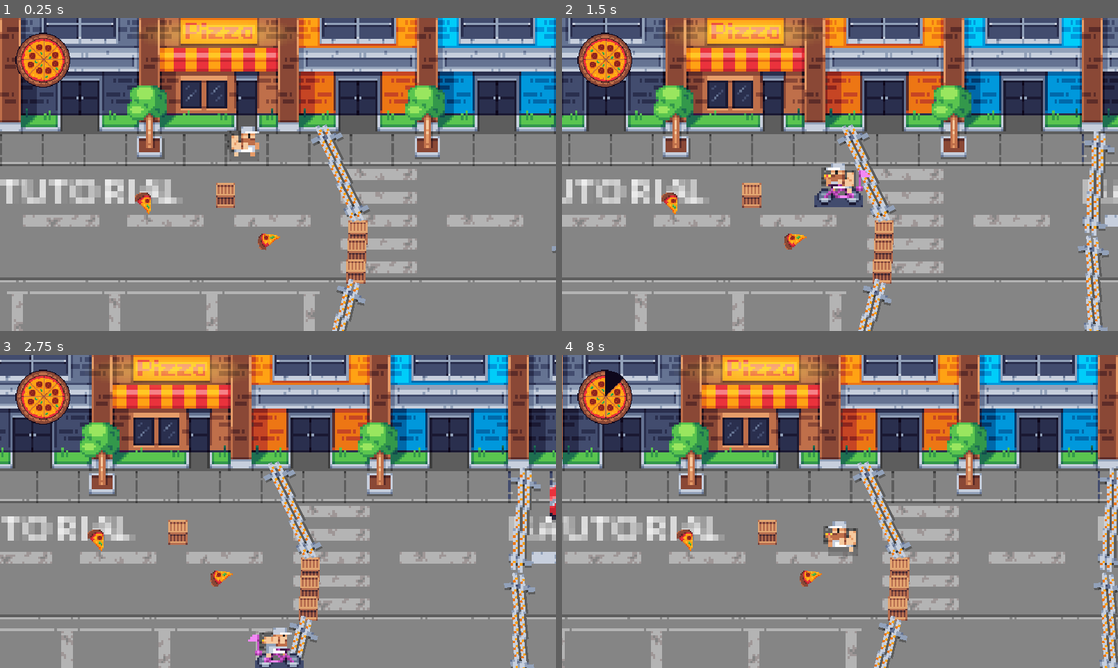
Above: before the commit, frames 1-4 (two rows, left to right).
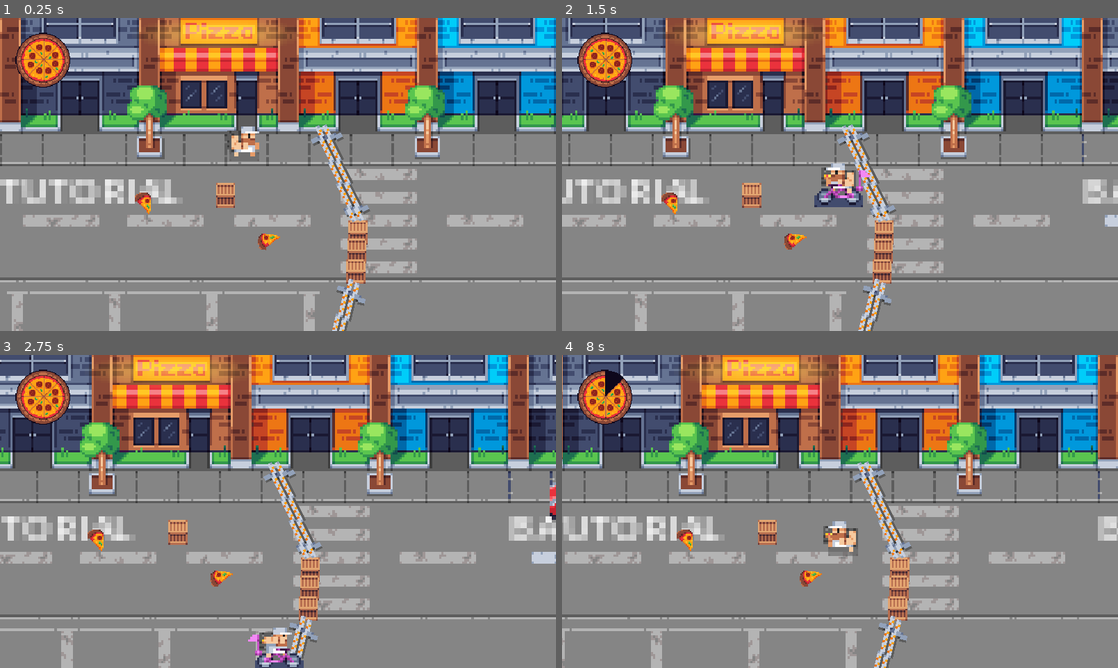
Above: after the commit, the same moments.

Repository: marcowessel/pizza-boy-ld2023
Game: Godot game, scene res://level.tscn
Two runs of this game, one before a commit and one after it. Both use one fixed random seed, a clock stepped at 60 frames per second and the inputs below.
Inputs (mouse positions are in pixels of both pictures, inside the frame that each line leads up to):
- Up to frame 1 (0.25 s): no input
- Up to frame 2 (1.5 s): tap Enter at 0.5 s; move the mouse to (962, 158) at 0.52 s; press the mouse at (962, 158) at 0.53 s; hold D (right) 0.53-1.28 s; move the mouse to (728, 190) at 1.27 s; release the mouse at (728, 190) at 1.28 s; hold S (down) from 1.28 s (still down); tap Space (space) at 1.35 s
- Up to frame 3 (2.75 s): move the mouse to (333, 442) at 2.02 s; release S (down) at 2.03 s; press the mouse at (333, 442) at 2.03 s; hold D (right) from 2.03 s (still down)
- Up to frame 4 (8 s): tap Space (space) at 2.75, 2.85, 4.35, 5.85, 7.35 s; move the mouse to (812, 574) at 2.77 s; release D (right) at 2.78 s; release the mouse at (812, 574) at 2.78 s; hold W (up) 2.78-3.53 s; move the mouse to (1006, 558) at 3.52 s; press the mouse at (1006, 558) at 3.53 s; hold A (left) 3.53-5.03 s; move the mouse to (673, 464) at 4.27 s; release the mouse at (673, 464) at 4.28 s; move the mouse to (867, 511) at 5.02 s; press the mouse at (867, 511) at 5.03 s; hold S (down) 5.03-5.78 s; move the mouse to (756, 433) at 5.77 s; release the mouse at (756, 433) at 5.78 s; hold D (right) 5.78-6.53 s; move the mouse to (962, 495) at 6.52 s; press the mouse at (962, 495) at 6.53 s; hold W (up) 6.53-7.28 s; tap Enter at 7.25 s; move the mouse to (728, 527) at 7.27 s; release the mouse at (728, 527) at 7.28 s; hold D (right) from 7.28 s (still down)

The runs differ from the first frame. In frame 1, less than 0.1% of the frame differs, in the area x 99-100%, y 72-76%; in frame 2, 1.7%; in frame 3, 1.7%, in the area x 90-98%, y 36-100%; in frame 4, 1.5%.

Commit message:
update
- battle arena barricades logic

Diff:
--- a/Area2D.gd
+++ b/BattleArenaTrigger.gd
@@ -1,4 +1,11 @@
 extends Area2D
+
+var barricades
+
+
+func _ready():
+	barricades = get_tree().get_nodes_in_group("barricade")
+	deactivate_barricades()
 
 func _on_body_entered(body:CharacterBody2D):
 	if(body.name == "PizzaBoy"):
@@ -11,7 +18,9 @@
 	camera.set_follow_active(false)
 
 func activate_barricades():
-	pass
+	for barricade in barricades:
+		barricade.activate()
 
 func deactivate_barricades():
-	pass
+	for barricade in barricades:
+		barricade.deactivate()
--- a/GameManager.gd
+++ b/GameManager.gd
@@ -2,8 +2,8 @@
 
 # TODO
 #- [x] crosshair instead of cursor
-#- [] implement light attack
-#- [] baricade left / right activate
+#- [x] implement light attack
+#- [x] baricade left / right activate
 #- [] "WATCH OUT! PIZZA HOOLIGANS INCOMING" text appears few seconds
 #- [] spawning of mobs, basic "zombies"
 #- [] 20 mobs overall split into 3 waves
--- a/PizzaPieces.gd
+++ b/PizzaPieces.gd
@@ -11,10 +11,3 @@
 		print("volle pizza!")
 	else:
 		self.frame -= 1
-
-func _physics_process(_delta):
-	if(Input.is_physical_key_pressed(KEY_LEFT)):
-		remove_piece()
-
-	if(Input.is_physical_key_pressed(KEY_RIGHT)):
-		add_piece()
--- a/barricade.gd
+++ b/barricade.gd
@@ -1,17 +1,19 @@
 extends StaticBody2D
 
 var collision
+const GROUP_NAME = "barricade"
 
 
 func _ready():
 	collision = $CollisionShape2D
+	self.add_to_group(GROUP_NAME)
 
 
-func deactivate_barricade():
+func deactivate():
 	collision.disabled = true
 	self.visible = false
 
 
-func activate_barricade():
+func activate():
 	collision.disabled = false
 	self.visible = true
--- a/level.tscn
+++ b/level.tscn
@@ -1,11 +1,11 @@
-[gd_scene load_steps=15 format=3 uid="uid://b4nmqqui8jyy0"]
+[gd_scene load_steps=15 format=3 uid="uid://ceugkgpedkg1k"]
 
 [ext_resource type="Script" path="res://GameManager.gd" id="1_hxk0a"]
 [ext_resource type="Script" path="res://Camera2D.gd" id="1_i80df"]
 [ext_resource type="PackedScene" uid="uid://cthm02avoqjiv" path="res://Characters/pizza_boy.tscn" id="1_op20x"]
 [ext_resource type="Texture2D" uid="uid://k6fjm5rb0uwv" path="res://Assets/Sprites/Map.png" id="2_u2ymj"]
-[ext_resource type="Script" path="res://Area2D.gd" id="3_pkdxc"]
 [ext_resource type="Texture2D" uid="uid://b4uq1xcfofmth" path="res://Assets/Sprites/Pizzaria.png" id="4_crpbj"]
+[ext_resource type="Script" path="res://BattleArenaTrigger.gd" id="6_0hgfu"]
 [ext_resource type="PackedScene" uid="uid://csur3fv2x4l28" path="res://Characters/enemy_fass.tscn" id="6_lrtvu"]
 [ext_resource type="PackedScene" uid="uid://blck6ubw7plw8" path="res://pizza_piece_item.tscn" id="7_fuf7g"]
 [ext_resource type="PackedScene" uid="uid://bcl7u4d1xw36m" path="res://barricade.tscn" id="9_quct6"]
@@ -95,32 +95,32 @@
 
 [node name="BattleArenaTrigger" type="Area2D" parent="BattleArena"]
 position = Vector2(-241.5, 1)
-script = ExtResource("3_pkdxc")
+script = ExtResource("6_0hgfu")
 
 [node name="CollisionShape2D" type="CollisionShape2D" parent="BattleArena/BattleArenaTrigger"]
 position = Vector2(242, 25.75)
 shape = SubResource("RectangleShape2D_tx7he")
 
-[node name="Barricade3" parent="BattleArena" instance=ExtResource("9_quct6")]
+[node name="Barricade3" parent="BattleArena/BattleArenaTrigger" instance=ExtResource("9_quct6")]
 z_index = 0
-position = Vector2(-112.875, 3.25)
+position = Vector2(127.375, 2.25)
 scale = Vector2(0.125, 0.125)
 
-[node name="Barricade4" parent="BattleArena" instance=ExtResource("9_quct6")]
+[node name="Barricade4" parent="BattleArena/BattleArenaTrigger" instance=ExtResource("9_quct6")]
 z_index = 0
-position = Vector2(-113.875, 48.25)
+position = Vector2(126.375, 47.25)
 rotation = -0.107897
 scale = Vector2(0.125, 0.125)
 
-[node name="Barricade5" parent="BattleArena" instance=ExtResource("9_quct6")]
+[node name="Barricade5" parent="BattleArena/BattleArenaTrigger" instance=ExtResource("9_quct6")]
 z_index = 0
-position = Vector2(117, 3.625)
+position = Vector2(354.75, 2.25)
 rotation = -0.130616
 scale = Vector2(0.125, 0.125)
 
-[node name="Barricade6" parent="BattleArena" instance=ExtResource("9_quct6")]
+[node name="Barricade6" parent="BattleArena/BattleArenaTrigger" instance=ExtResource("9_quct6")]
 z_index = 0
-position = Vector2(117.5, 47.875)
+position = Vector2(355.25, 46.5)
 rotation = -0.0539049
 scale = Vector2(0.125, 0.125)
 
